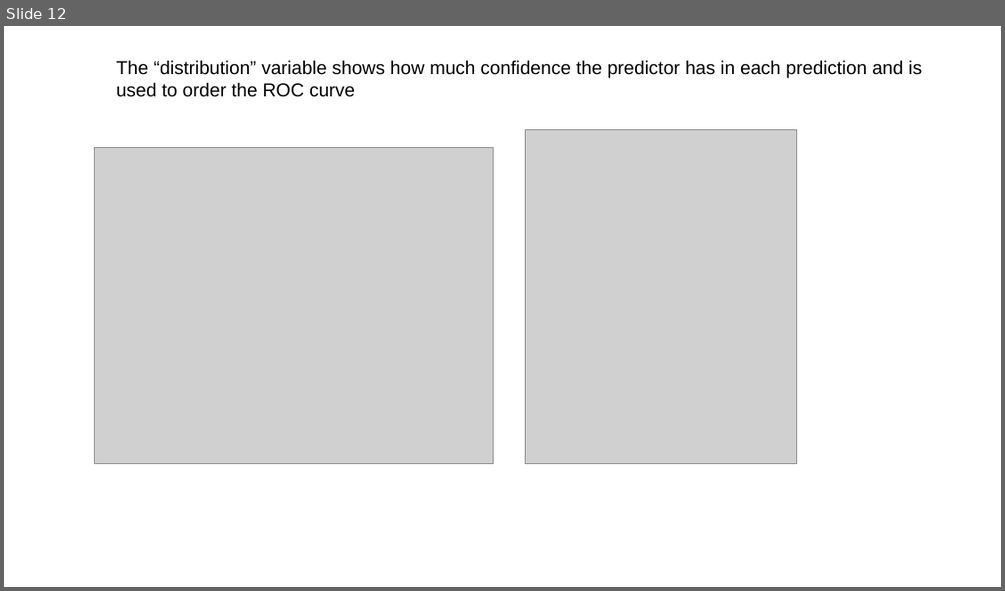
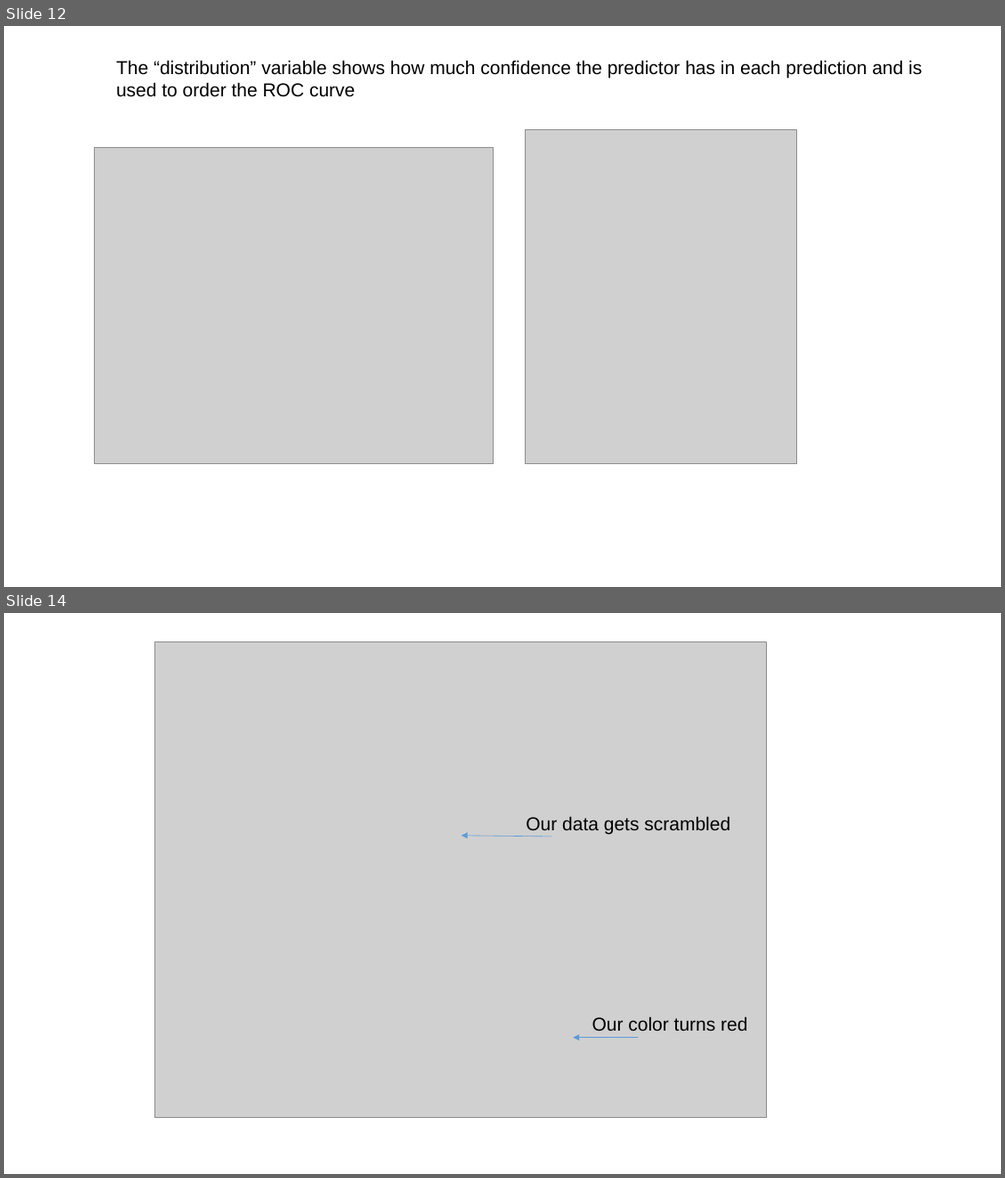
Before and after one commit to afodor/afodor.github.io, a slide deck: classes/prog2016/Prog3-Lecture22.pptx. Shown one above the other, each under a label of ours: slide 12 before the commit, slides 12 and 14 after it; the slides between them are not shown. The pictures are 1005x591 and 1005x1178 pixels, drawn with LibreOffice and Linux fonts; fonts in the diff are those of the drawing; grey boxes stand for pictures. Boxes give left, top, right and bottom in pixels: in the first picture for what was removed or moved away, otherwise in the second. Text is boxed around its words. In the diff, an @@ line names an element or a change of style, - is before the commit and + after.

```diff
--- a/classes/prog2016/Prog3-Lecture22.pptx
+++ b/classes/prog2016/Prog3-Lecture22.pptx
@@ slide 14 added at (4,613,1001,1174), background #FFFFFF @@
@@ picture added at (155,641,767,1117) @@
@@ text added at (526,816,730,834), 18 pt, text #000000 @@
+Our data gets scrambled
@@ arrow added from (551, 836) to (461, 835), #5B9BD5 0.5 pt @@
@@ arrow added from (638, 1038) to (573, 1038), #5B9BD5 0.5 pt @@
@@ text added at (592,1016,747,1030), 18 pt, text #000000 @@
+Our color turns red
```
Also in this commit, not shown: 3 other slides added.
